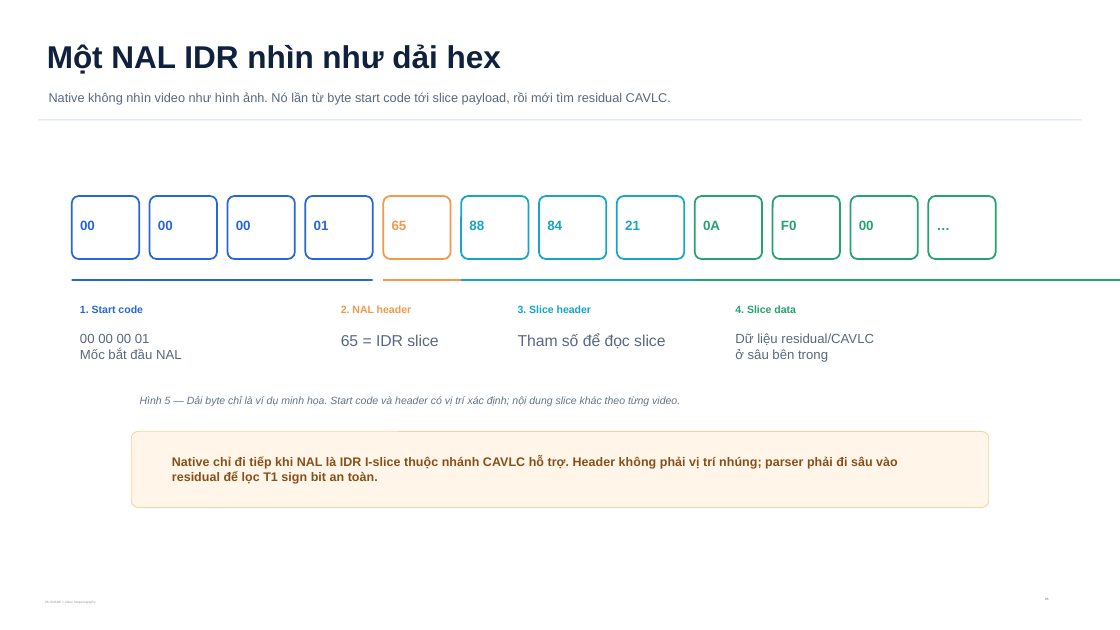
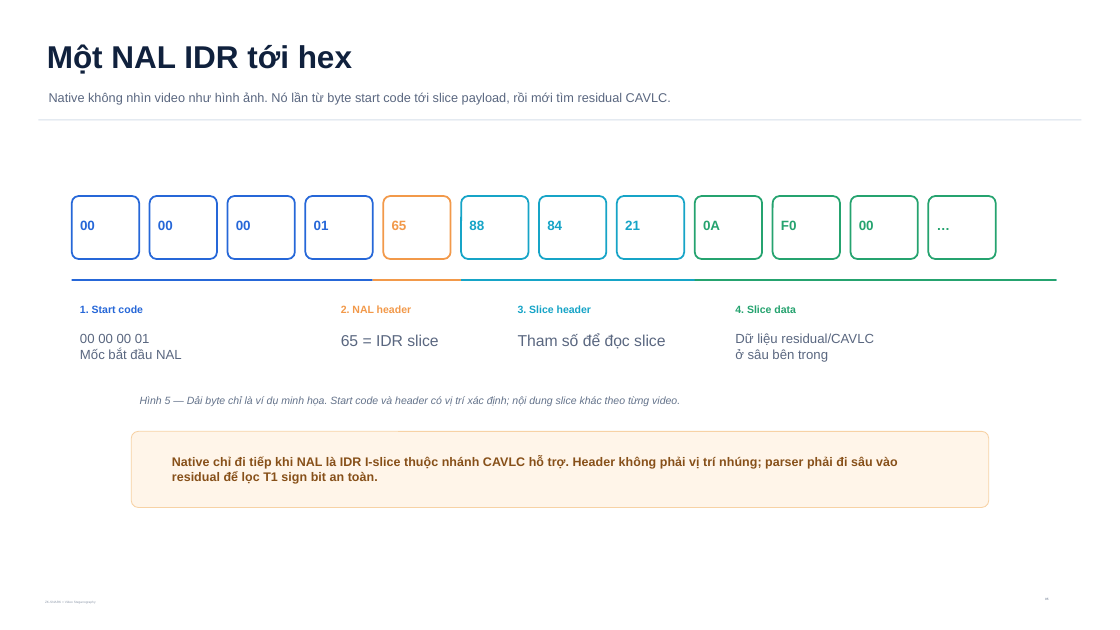
Before and after one commit to Saudadeeee/zk-snark-X-Steganography, a slide deck: slide 5 of VideoLevel/output/presentations/zkstego_computerphile_style_explainer_v24.pptx. Drawn at 1120x630 pixels with LibreOffice and Linux fonts; fonts in the diff are those of the drawing. Boxes give left, top, right and bottom in pixels: in the first picture for what was removed or moved away, otherwise in the second. Text is boxed around its words. In the diff, an @@ line names an element or a change of style, - is before the commit and + after.

```diff
--- a/VideoLevel/output/presentations/zkstego_computerphile_style_explainer_v24.pptx
+++ b/VideoLevel/output/presentations/zkstego_computerphile_style_explainer_v24.pptx
@@ text at box(47, 44, 352, 74): text changed @@
-Một NAL IDR nhìn như dải hex
+Một NAL IDR tới hex
@@ line moved from (383, 280) - (839, 280) to (373, 280) - (839, 280) @@
@@ line moved from (461, 280) - (1120, 280) to (461, 280) - (1057, 280) @@
@@ line moved from (695, 280) - (1120, 280) to (695, 280) - (1057, 280) @@
```
Also in this commit, not shown: 12 other slides changed, 18 other files.
